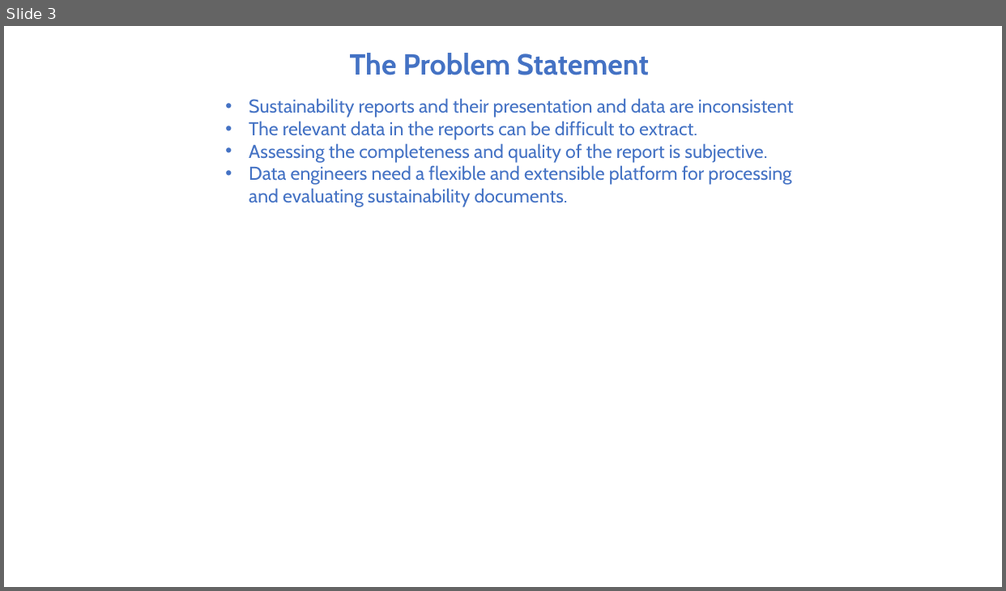
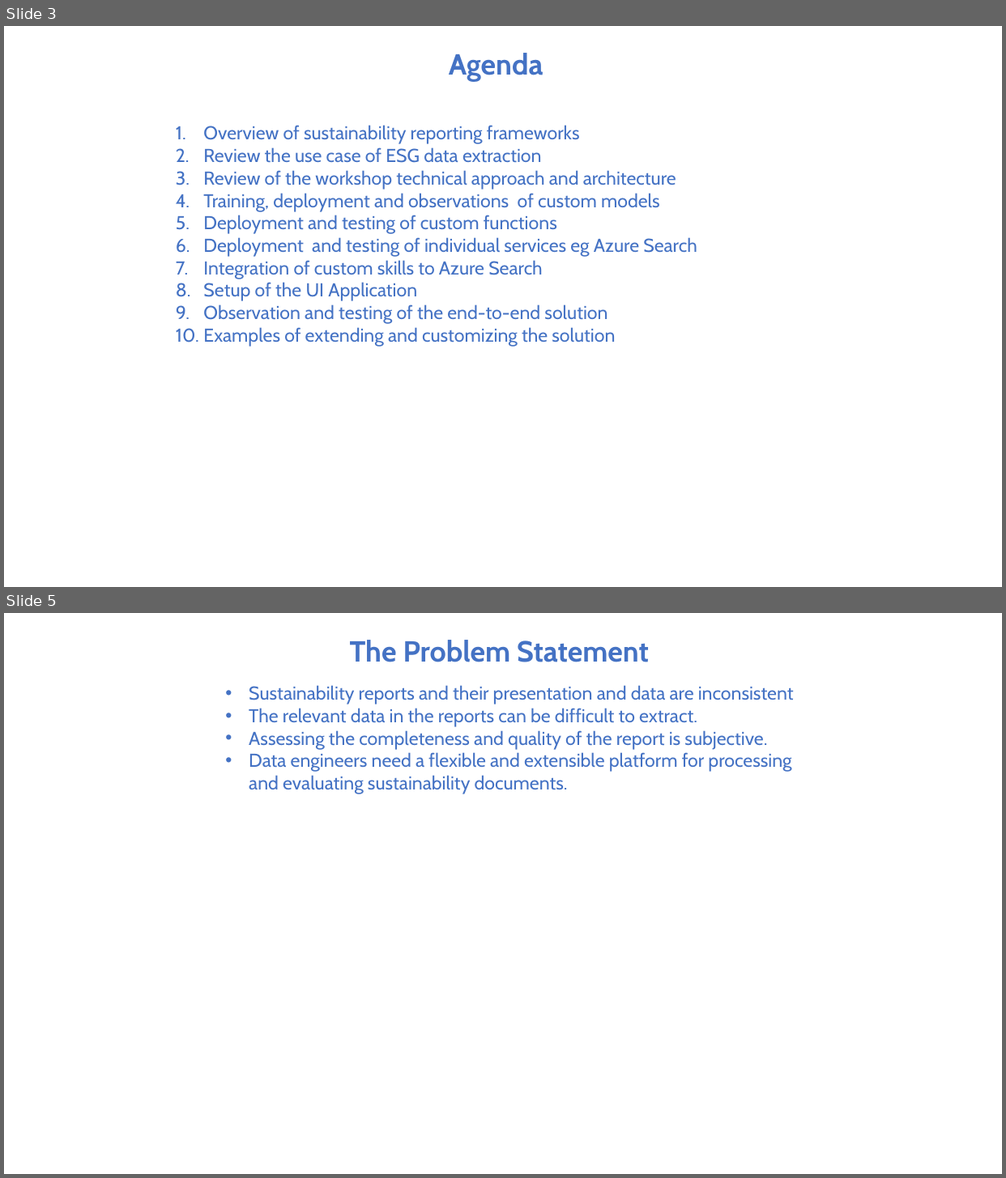
Before and after one commit to appliedcognetics/esgWorkshop, a slide deck: src/workshop/documents/presentation.pptx. Shown one above the other, each under a label of ours: slide 3 before the commit, slides 3 and 5 after it; the slides between them are not shown. The pictures are 1006x591 and 1006x1178 pixels, drawn with LibreOffice and Linux fonts; fonts in the diff are those of the drawing. Boxes give left, top, right and bottom in pixels: in the first picture for what was removed or moved away, otherwise in the second. Text is boxed around its words. In the diff, an @@ line names an element or a change of style, - is before the commit and + after.

```diff
--- a/src/workshop/documents/presentation.pptx
+++ b/src/workshop/documents/presentation.pptx
@@ slide 3 added at [4, 26, 1002, 587], background #FFFFFF @@
@@ title added at [449, 53, 543, 81], 28 pt, text #4472C4, bold @@
+Agenda
@@ text added at [203, 125, 697, 347], 18 pt, text #4472C4 @@
+1. Overview of sustainability reporting frameworks
+2. Review the use case of ESG data extraction
+3. Review of the workshop technical approach and architecture
+4. Training, deployment and observations of custom models
+5. Deployment and testing of custom functions
+6. Deployment and testing of individual services eg Azure Search
+7. Integration of custom skills to Azure Search
+8. Setup of the UI Application
+9. Observation and testing of the end-to-end solution
+10. Examples of extending and customizing the solution
@@ what was slide 3 is now slide 5 @@
```
Also in this commit, not shown: 5 slides changed, 2 other slides added, 1 slide removed, 1 other file.
